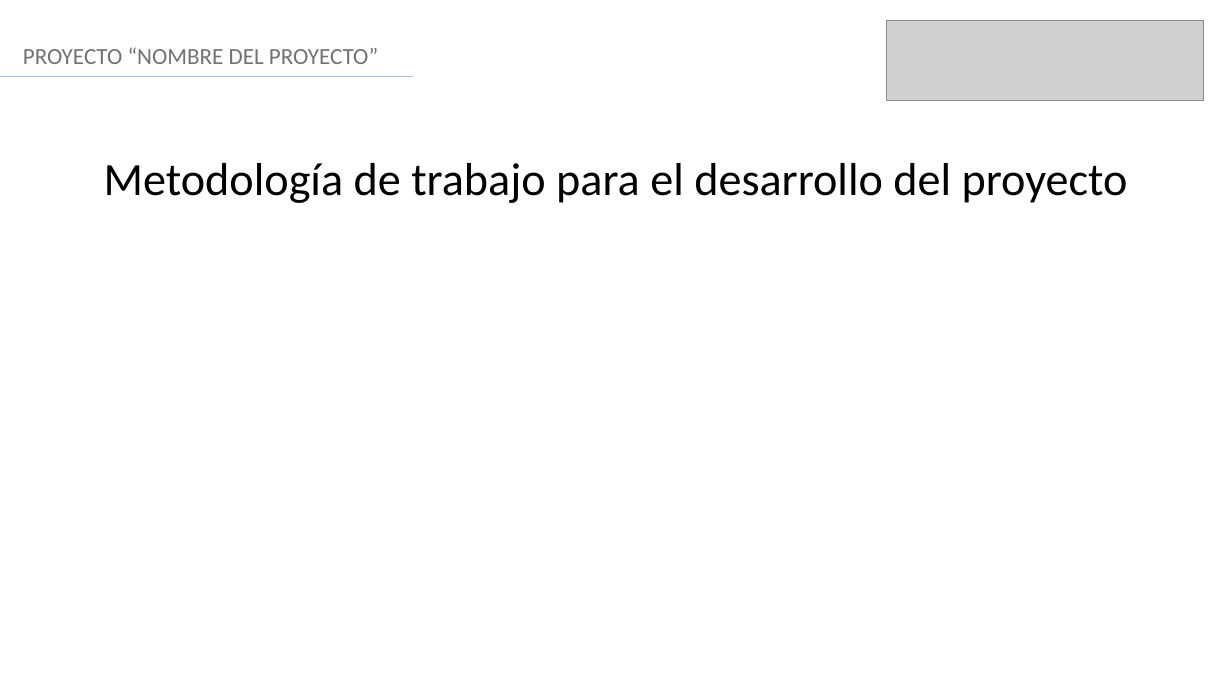
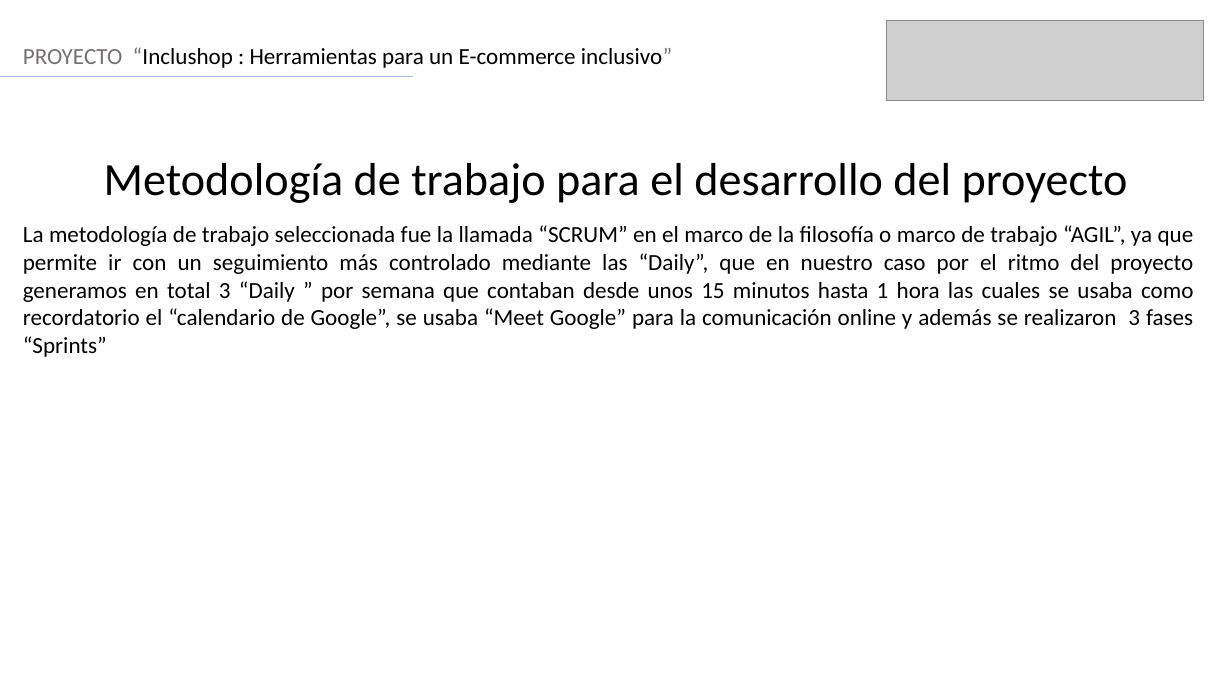
Before and after one commit to FelipeMunhoz18/FelipeMunhoz18-Bravo-Vargas-Munoz-Docs, a slide deck: slide 6 of Fase 3/Evidencias Grupales/Formato Presentación final.pptx. Drawn at 1232x693 pixels with LibreOffice and Linux fonts; fonts in the diff are those of the drawing; grey boxes stand for pictures. Boxes give left, top, right and bottom in pixels: in the first picture for what was removed or moved away, otherwise in the second. Text is boxed around its words. In the diff, an @@ line names an element or a change of style, - is before the commit and + after.

```diff
--- a/Fase 3/Evidencias Grupales/Formato Presentación final.pptx
+++ b/Fase 3/Evidencias Grupales/Formato Presentación final.pptx
@@ text at (x1=23, y1=47, x2=672, y2=68): text changed; text colour #767171 to #000000 @@
-PROYECTO “NOMBRE DEL PROYECTO”
+PROYECTO “Inclushop : Herramientas para un E-commerce inclusivo”
@@ text added at (x1=23, y1=225, x2=1194, y2=357), 18 pt, text #000000 @@
+La metodología de trabajo seleccionada fue la llamada “SCRUM” en el marco de la filosofía o marco de trabajo “AGIL”, ya que permite ir con un seguimiento más controlado mediante las “Daily”, que en nuestro caso por el ritmo del proyecto generamos en total 3 “Daily ” por semana que contaban desde unos 15 minutos hasta 1 hora las cuales se usaba como recordatorio el “calendario de Google”, se usaba “Meet Google” para la comunicación online y además se realizaron 3 fases “Sprints”
```
Also in this commit, not shown: 3 other slides changed, 1 other file.
